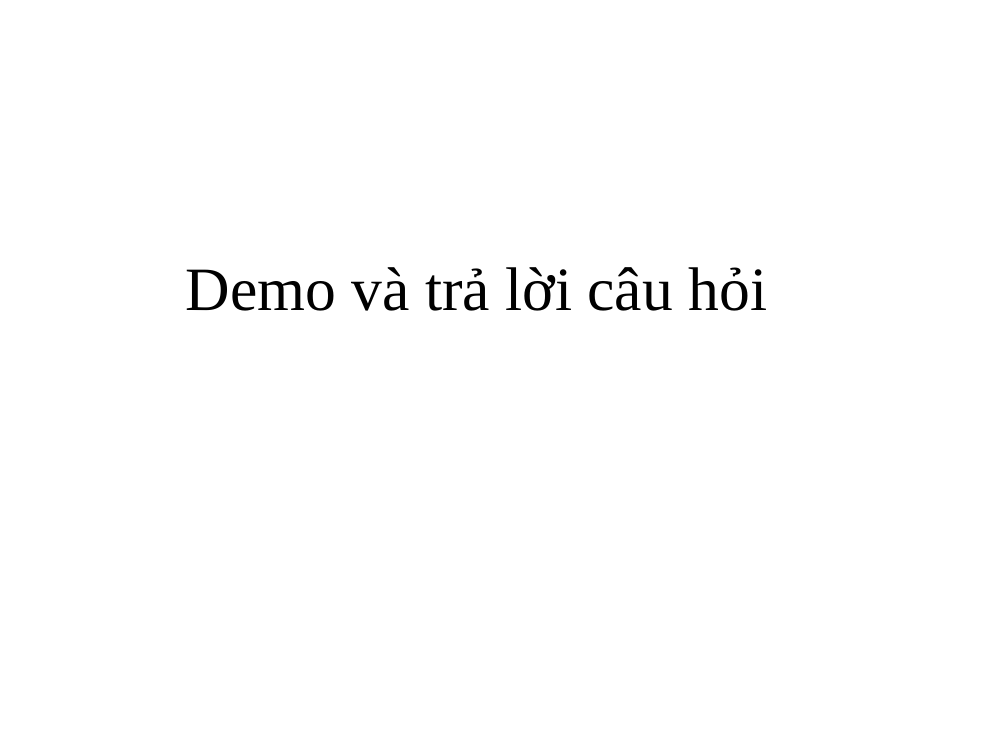
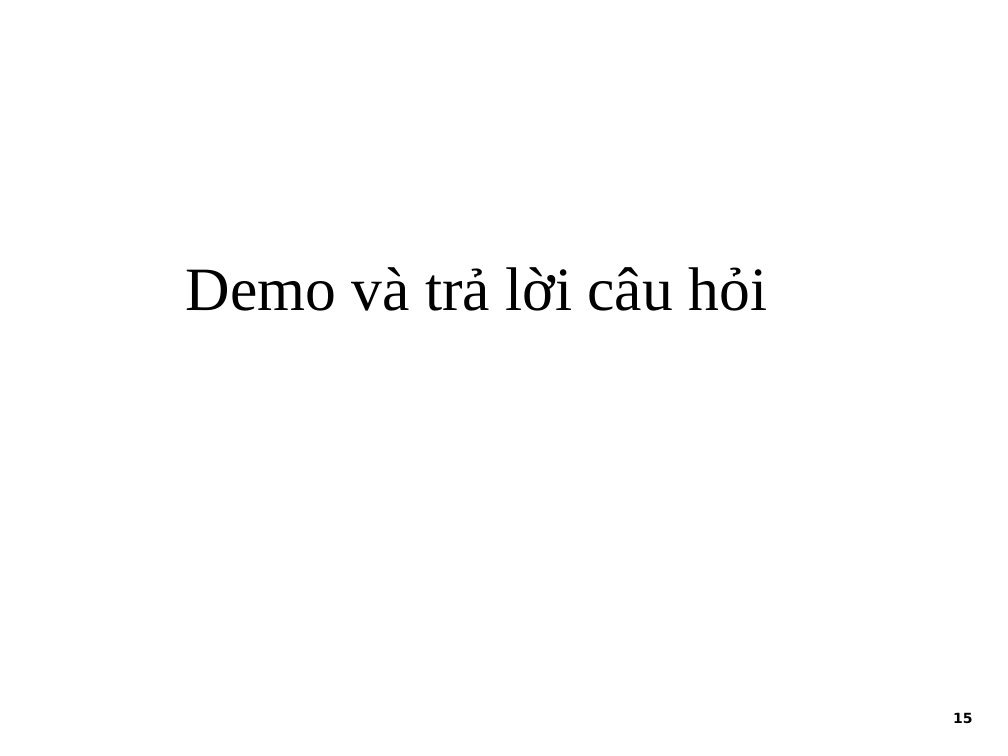
Before and after one commit to tiendv/detaitotnghiep, a slide deck: slide 16 of Report/Slide Baove/Final_slide.ppt. Drawn at 1008x756 pixels with LibreOffice and Linux fonts; fonts in the diff are those of the drawing; background and template pictures are left out. Boxes give left, top, right and bottom in pixels: in the first picture for what was removed or moved away, otherwise in the second. Text is boxed around its words. In the diff, an @@ line names an element or a change of style, - is before the commit and + after.

```diff
--- a/Report/Slide Baove/Final_slide.ppt
+++ b/Report/Slide Baove/Final_slide.ppt
@@ text added at [953, 712, 972, 724], 10 pt, text #000000, bold @@
+15
```
Also in this commit, not shown: 14 other slides changed.
